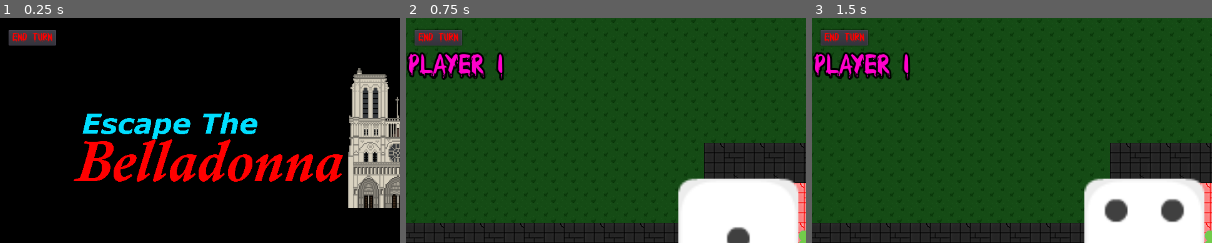
Above: before the commit, frames 1-3 (left to right).
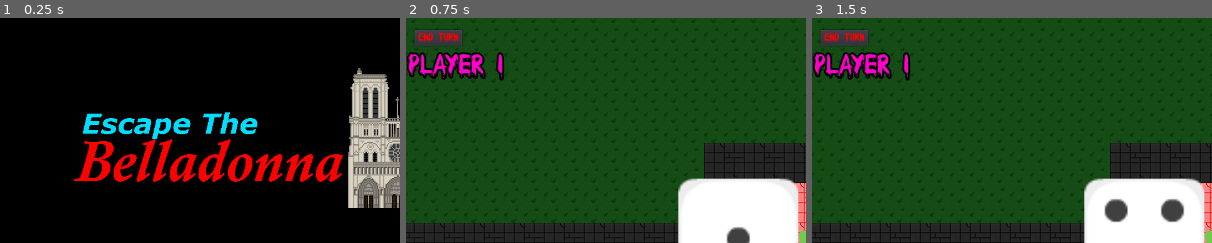
Above: after the commit, the same moments.

Repository: 44351-w22/protech-adaptation-game-sounds-good-studios
Game: Godot game, scene res://World.tscn
Same seed, same stepped clock (60 frames per second), same inputs: the game is played once before the commit and once after it.
Inputs:
- Up to frame 1 (0.25 s): no input
- Up to frame 2 (0.75 s): click "Begin" at 0.5 s
- Up to frame 3 (1.5 s): click "ROLL" at 1.25 s
The pictures show only the part of the screen within x 0-50%, y 0-50%; the shares and areas given below are measured in that part.

The runs differ from the first frame. In frame 1, 0.8% of the frame differs, in the area x 2-14%, y 5-13%; in frame 2, nothing differs; in frame 3, nothing differs.

Commit message:
began work on win con

Diff:
--- a/DoorTileMap.tscn
+++ b/DoorTileMap.tscn
@@ -1,7 +1,10 @@
-[gd_scene load_steps=4 format=2]
+[gd_scene load_steps=5 format=2]
 
 [ext_resource path="res://assets/Door/Door2.png" type="Texture" id=1]
 [ext_resource path="res://assets/Door/MasterDoor.png" type="Texture" id=2]
+
+[sub_resource type="ConvexPolygonShape2D" id=2]
+points = PoolVector2Array( 0, 0, 192, 0, 192, 192, 0, 192 )
 
 [sub_resource type="TileSet" id=1]
 0/name = "Door2.png 0"
@@ -28,12 +31,20 @@
 1/navigation_offset = Vector2( 0, 0 )
 1/shape_offset = Vector2( 0, 0 )
 1/shape_transform = Transform2D( 1, 0, 0, 1, 0, 0 )
+1/shape = SubResource( 2 )
 1/shape_one_way = false
-1/shape_one_way_margin = 0.0
-1/shapes = [  ]
+1/shape_one_way_margin = 1.0
+1/shapes = [ {
+"autotile_coord": Vector2( 0, 0 ),
+"one_way": false,
+"one_way_margin": 1.0,
+"shape": SubResource( 2 ),
+"shape_transform": Transform2D( 1, 0, 0, 1, 0, 0 )
+} ]
 1/z_index = 0
 
 [node name="TileMap" type="TileMap"]
 tile_set = SubResource( 1 )
 cell_quadrant_size = 64
+show_collision = true
 format = 1
--- a/World.gd
+++ b/World.gd
@@ -128,6 +128,9 @@
 	var tile_coord = $TileMap.world_to_map(currentPlayer.global_position)
 	var tile_index = $TileMap.get_cellv(tile_coord)
 	var tile = $TileMap.tile_set.tile_get_name(tile_index)
+	var door_tile_coord = $Doors.world_to_map(currentPlayer.global_position)
+	var door_tile_index = $Doors.get_cellv(door_tile_coord)
+	var door_tile = $Doors.tile_set.tile_get_name(door_tile_index)
 
 	if tile == "Light Gray Brick Floor.png 0":
 		laugh.play()
@@ -176,7 +179,14 @@
 		Global.goto_scene("res://FindTheKey_Minigame1/FindTheKey.tscn")
 		hide_all()
 		#call_deferred("show_all")
-
+	elif door_tile == "MasterDoor.png":
+		if currentPlayer.key_found == true:
+			game_win()
+		else:
+			$CanvasLayer/Message.text = "Cannot Leave the Belladonna without a Key"
+			$CanvasLayer/Message.show()
+			yield(get_tree().create_timer(3.0), "timeout")
+			$CanvasLayer/Message.hide()
 
 func select_random_map():
 	if currentPlayer.map1_found == true and currentPlayer.map2_found == true and currentPlayer.map3_found == true and currentPlayer.map4_found == true and currentPlayer.map5_found == true:
@@ -328,6 +338,11 @@
 	music.play()
 	player_turn()
 
+func game_win():
+	$CanvasLayer/Message.text = "YOU WIN!!!"
+	$CanvasLayer/Message.show()
+	yield(get_tree().create_timer(3.0), "timeout")
+	$CanvasLayer/Message.hide()
 
 
 #UI Buttons
--- a/World.tscn
+++ b/World.tscn
@@ -430,7 +430,7 @@
 tile_set = SubResource( 1 )
 collision_layer = 0
 collision_mask = 0
-tile_data = PoolIntArray( -131065, 5, 0, -131064, 5, 0, -131 …(10185 unchanged characters)…  0, 1179654, 5, 0, 1179655, 5, 0, 1179656, 3, 131073, 1179657, 3, 131073, 1179658, 3, 131073, 1179659, 5, 0, 1179660, 5, 0, 1179661, 5, 0, 1179662, 5, 0, 1179663, 5, 0, 1179664, 5, 0, 1179665, 5, 0, 1179666, 5, 0, 1179667, 5, 0, 1179668, 5, 0, 1179669, 5, 0, 1179670, 5, 0, 1179671, 5, 0, 1179672, 5, 0, 1179673, 5, 0, 1179674, 5, 0, 1179675, 5, 0, 1179676, 5, 0, 1310710, 5, 0, 1310711, 5, 0, 1310712, 5, 0, 1310713, 5, 0, 1310714, 5, 0, 1310715, 5, 0, 1310716, 5, 0, 1310717, 5, 0, 1310718, 5, 0, 1310719, 5, 0, 1245184, 5, 0, 1245185, 5, 0, 1245186, 5, 0, 1245187, 5, 0, 1245188, 5, 0, 1245189, 5, 0, 1245190, 5, 0, 1245191, 5, 0, 1245192, 3, 131073, 1245193, 3, 131073, 1245194, 3, 131073, 1245195, 5, 0, 1245196, 5, 0, 1245197, …(502 unchanged characters)…
+tile_data = PoolIntArray( -131065, 5, 0, -131064, 5, 0, -131 …(10185 unchanged characters)…  0, 1179654, 5, 0, 1179655, 5, 0, 1179659, 5, 0, 1179660, 5, 0, 1179661, 5, 0, 1179662, 5, 0, 1179663, 5, 0, 1179664, 5, 0, 1179665, 5, 0, 1179666, 5, 0, 1179667, 5, 0, 1179668, 5, 0, 1179669, 5, 0, 1179670, 5, 0, 1179671, 5, 0, 1179672, 5, 0, 1179673, 5, 0, 1179674, 5, 0, 1179675, 5, 0, 1179676, 5, 0, 1310710, 5, 0, 1310711, 5, 0, 1310712, 5, 0, 1310713, 5, 0, 1310714, 5, 0, 1310715, 5, 0, 1310716, 5, 0, 1310717, 5, 0, 1310718, 5, 0, 1310719, 5, 0, 1245184, 5, 0, 1245185, 5, 0, 1245186, 5, 0, 1245187, 5, 0, 1245188, 5, 0, 1245189, 5, 0, 1245190, 5, 0, 1245191, 5, 0, 1245195, 5, 0, 1245196, 5, 0, 1245197, …(502 unchanged characters)…
 
 [node name="Doors" parent="." instance=ExtResource( 2 )]
 tile_set = SubResource( 32 )
@@ -490,6 +490,7 @@
 visible = false
 
 [node name="EndTurn" type="Button" parent="CanvasLayer"]
+visible = false
 margin_left = 17.0
 margin_top = 19.0
 margin_right = 93.0
